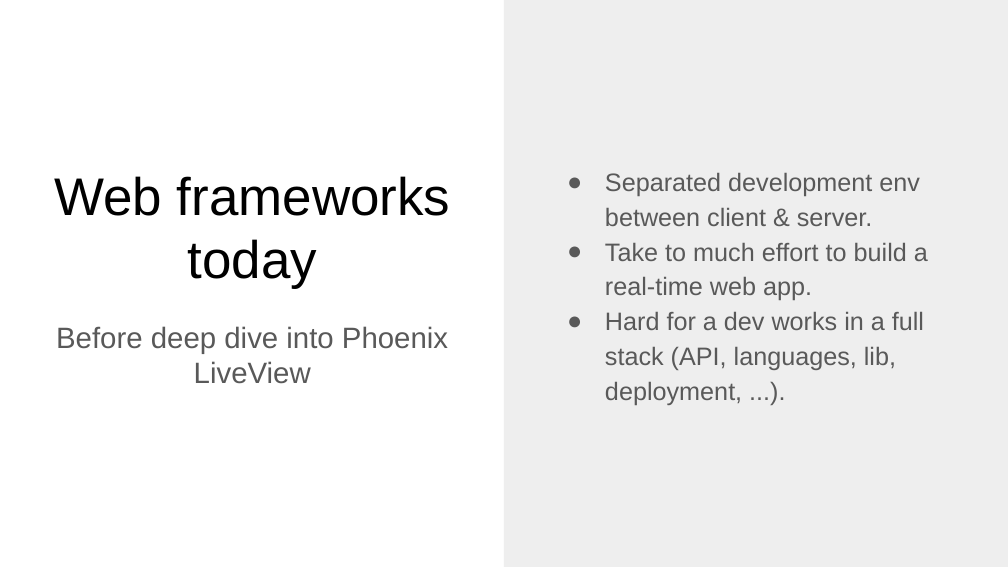
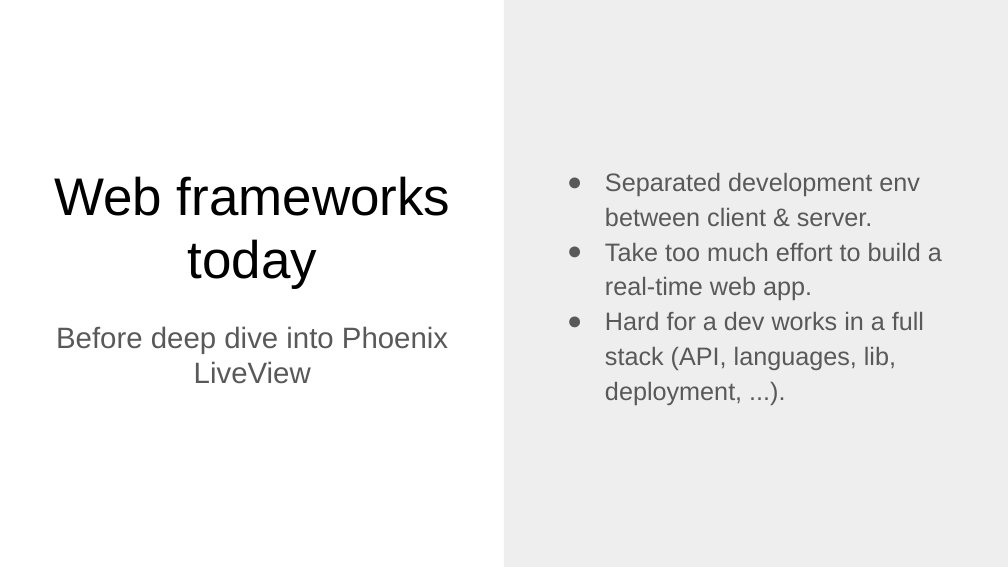
Before and after one commit to ohhi-vn/live_pub_demo, a slide deck: slide 9 of slide/Phoenix LiveView - the best fit for startup & small company.pptx. Drawn at 1008x567 pixels with LibreOffice and Linux fonts; fonts in the diff are those of the drawing. Boxes give left, top, right and bottom in pixels: in the first picture for what was removed or moved away, otherwise in the second. Text is boxed around its words. In the diff, an @@ line names an element or a change of style, - is before the commit and + after.

```diff
--- a/slide/Phoenix LiveView - the best fit for startup & small company.pptx
+++ b/slide/Phoenix LiveView - the best fit for startup & small company.pptx
@@ text at (x1=605, y1=243, x2=942, y2=300): text changed @@
-● Take to much effort to build a real-time web app.
+● Take too much effort to build a real-time web app.
```
Also in this commit, not shown: 8 other slides changed, 1 other file.
